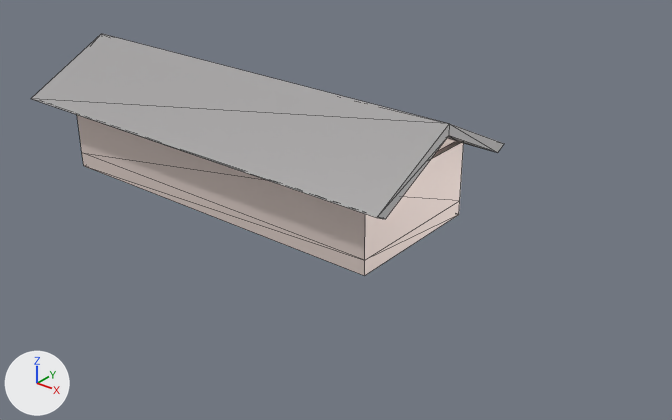
The glTF model 3d/Administration.glb as it was, and as the next commit left it.
Rendered twice from a camera (50 mm lens) standing at (6.93, -7.8, 5.22) and looking at (0.58, 0.14, 0.3). The axes (+X, +Y, +Z) are drawn at lower left. The lights are the same throughout. Mesh edges are drawn as thin lines. Where no turn or scale is listed for an object, it has been applied to the vertices. Vertices at the same position are counted once.

Objects in the first picture: 'mergedBlocks'.
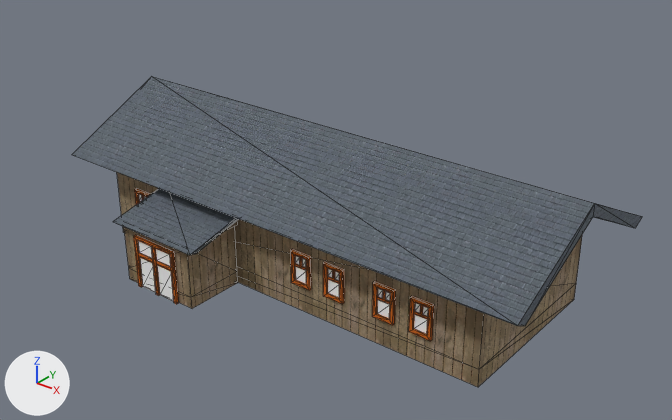
Boxes [x1, y1, x2, y2] around the edits, measured in the pictures (672 x 420 px; the box of a moved part takes in the faces that stretch with it):
'mergedBlocks', reshaped (20% wider, 28% taller)
    before: [31, 34, 504, 276]
    after: [72, 76, 642, 387]
part 1 of me_mesh_0, moved or reshaped (not visible before)
    after: [124, 226, 238, 308]
part 2 of me_mesh_0, moved or reshaped
    before: [31, 34, 504, 219]
    after: [72, 76, 642, 326]
part 3 of me_mesh_0, moved or reshaped
    before: [77, 115, 464, 276]
    after: [117, 172, 582, 387]
part 4 of me_mesh_0, moved or reshaped (not visible before)
    after: [133, 235, 179, 304]
part 5 of me_mesh_0, added
    after: [323, 262, 344, 304]
part 6 of me_mesh_0, added
    after: [291, 249, 311, 290]
part 7 of me_mesh_0, added
    after: [409, 296, 434, 341]
part 8 of me_mesh_0, added
    after: [372, 281, 396, 325]
part 9 of me_mesh_0, added
    after: [134, 188, 150, 205]
part 10 of me_mesh_0, added
    after: [113, 188, 238, 255]

What the commit changed:
Picture 'Image_1' (img_image_1) is new.
Picture 'Image_0' (img_image_0) is new.
Material 'custom4(Clone)' (mat_custom4_clone) is new.
Uses the picture img_image_1.
Material 'glass(Clone)' (mat_glass_clone) is new.
Its base color is (1.0, 1.0, 1.0) (white #ffffff).
Its metallic is 0.5.
Its roughness is 0.85.
Material 'custom7(Clone)' (mat_custom7_clone) is new.
Uses the picture img_image_0.
Material 'custom5(Clone)' (mat_custom5_clone) is new.
Its base color is (0.676, 0.16, 0.0105) (orange #d76f1a).
Its metallic is 0.5.
Its roughness is 0.85.
me_mesh_0 is used by ob_mergedblocks; location (0.0, 0.0, 0.0).
me_mesh_0 had 96 vertices, 170 faces and spanned x -4.02..1.91, y -0.86..2.26, z 0.0..1.63.
me_mesh_0 no longer uses material mat_glass (white #fdece5).
me_mesh_0 no longer uses material mat_custom3 (grey #afadad).
me_mesh_0 no longer uses material mat_custom5 (brown #ab7700).
me_mesh_0 no longer uses material mat_custom4 (white #ffffff).
me_mesh_0 now has 256 vertices, 460 faces and spans x -1.91..4.02, y -2.26..0.86, z 0.0..1.63.
me_mesh_0 part 1: the loose piece of 12 vertices spanning x -0.5..0.5, y 1.5..2.19, z 0.0..0.71 is moved by (0.0, -3.69, 0.0), in mat_custom7_clone.
me_mesh_0 part 2: the loose piece of 18 vertices spanning x -4.02..1.91, y -0.86..1.76, z 0.92..1.63 is moved by (2.11, -0.9, 0.0).
me_mesh_0 part 3: the loose piece of 12 vertices spanning x -3.51..1.5, y -0.5..1.49, z 0.0..1.0 is moved by (2.06, -0.99, 0.0), in mat_custom7_clone.
me_mesh_0 part 4: the loose piece of 40 vertices spanning x -0.3..0.3, y 2.2..2.23, z 0.0..0.62 is moved by (0.0, -4.43, 0.0).
me_mesh_0 part 5: a new loose piece of 32 vertices spanning x 1.74..1.99, y -1.52..-1.49, z 0.31..0.69.
me_mesh_0 part 6: a new loose piece of 32 vertices spanning x 1.31..1.56, y -1.52..-1.49, z 0.31..0.69.
me_mesh_0 part 7: a new loose piece of 32 vertices spanning x 2.79..3.04, y -1.52..-1.49, z 0.31..0.69.
me_mesh_0 part 8: a new loose piece of 32 vertices spanning x 2.36..2.61, y -1.52..-1.49, z 0.31..0.69.
me_mesh_0 part 9: a new loose piece of 32 vertices spanning x -1.1..-0.86, y -1.53..-1.5, z 0.31..0.69.
me_mesh_0 part 10: a new loose piece of 14 vertices spanning x -0.59..0.61, y -2.26..-1.47, z 0.69..0.9.
me_mesh_0 now uses material mat_custom7_clone.
me_mesh_0 now uses material mat_custom4_clone.
me_mesh_0 now uses material mat_custom5_clone (orange #d76f1a).
me_mesh_0 now uses material mat_glass_clone (white #ffffff).
